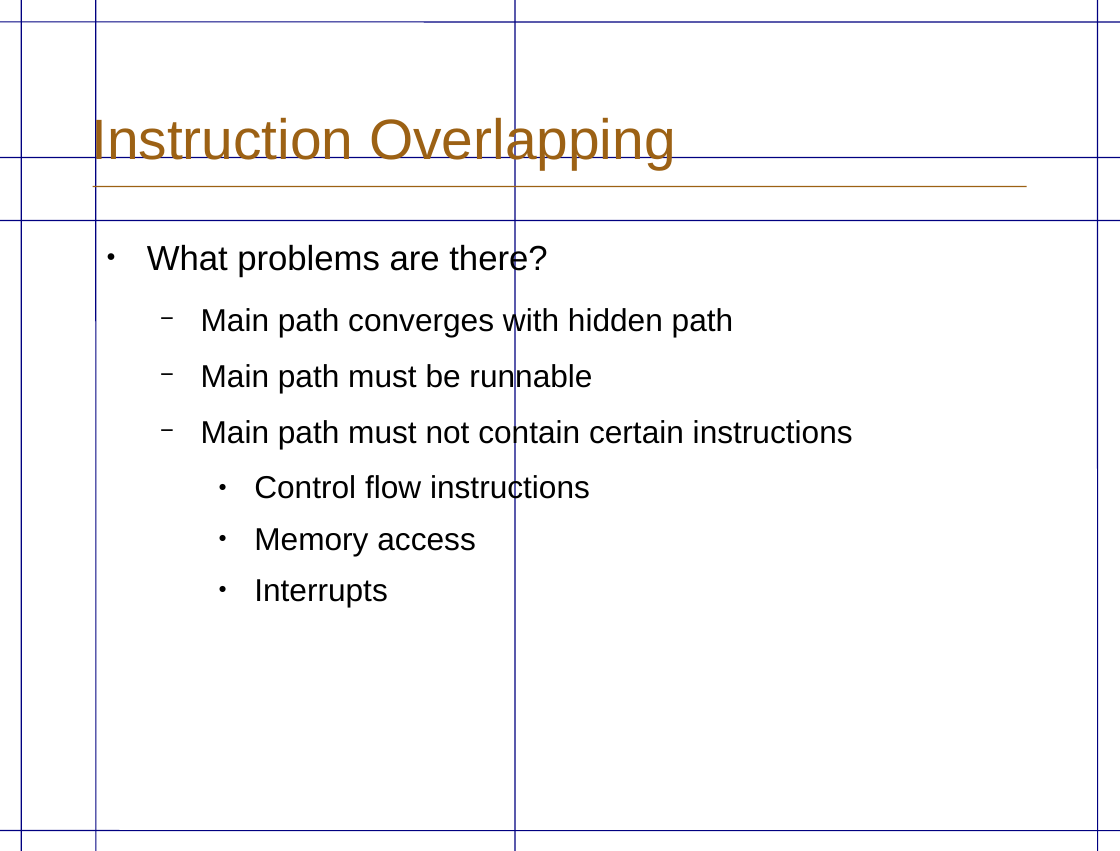
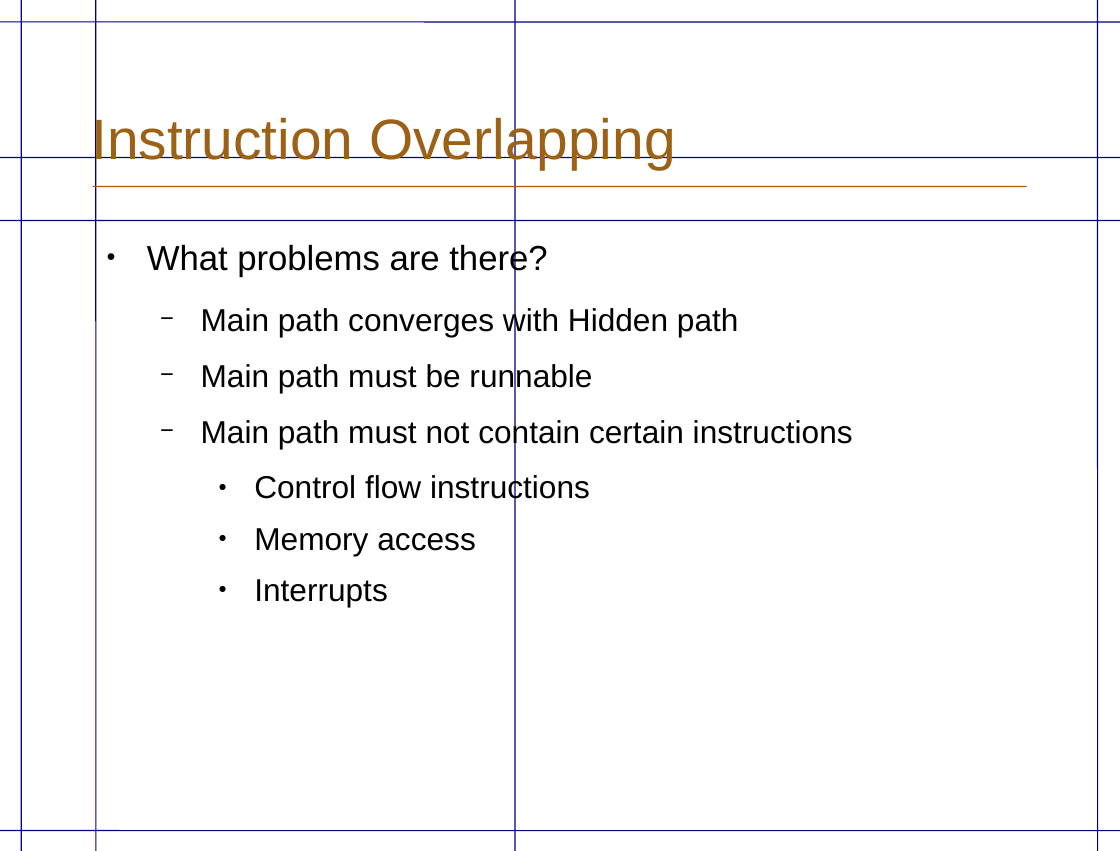
Before and after one commit to eriknylander/exjobb, a slide deck: slide 16 of Presentation/ExjobbPresentation _english.odp. Drawn at 1120x851 pixels with LibreOffice and Linux fonts; fonts in the diff are those of the drawing; background and template pictures are left out. Boxes give left, top, right and bottom in pixels: in the first picture for what was removed or moved away, otherwise in the second. Text is boxed around its words. In the diff, an @@ line names an element or a change of style, - is before the commit and + after.

```diff
--- a/Presentation/ExjobbPresentation _english.odp
+++ b/Presentation/ExjobbPresentation _english.odp
@@ text at (201, 306, 739, 337): text changed @@
-  − Main path converges with hidden path
+  − Main path converges with Hidden path
```
Also in this commit, not shown: 1 other file.
